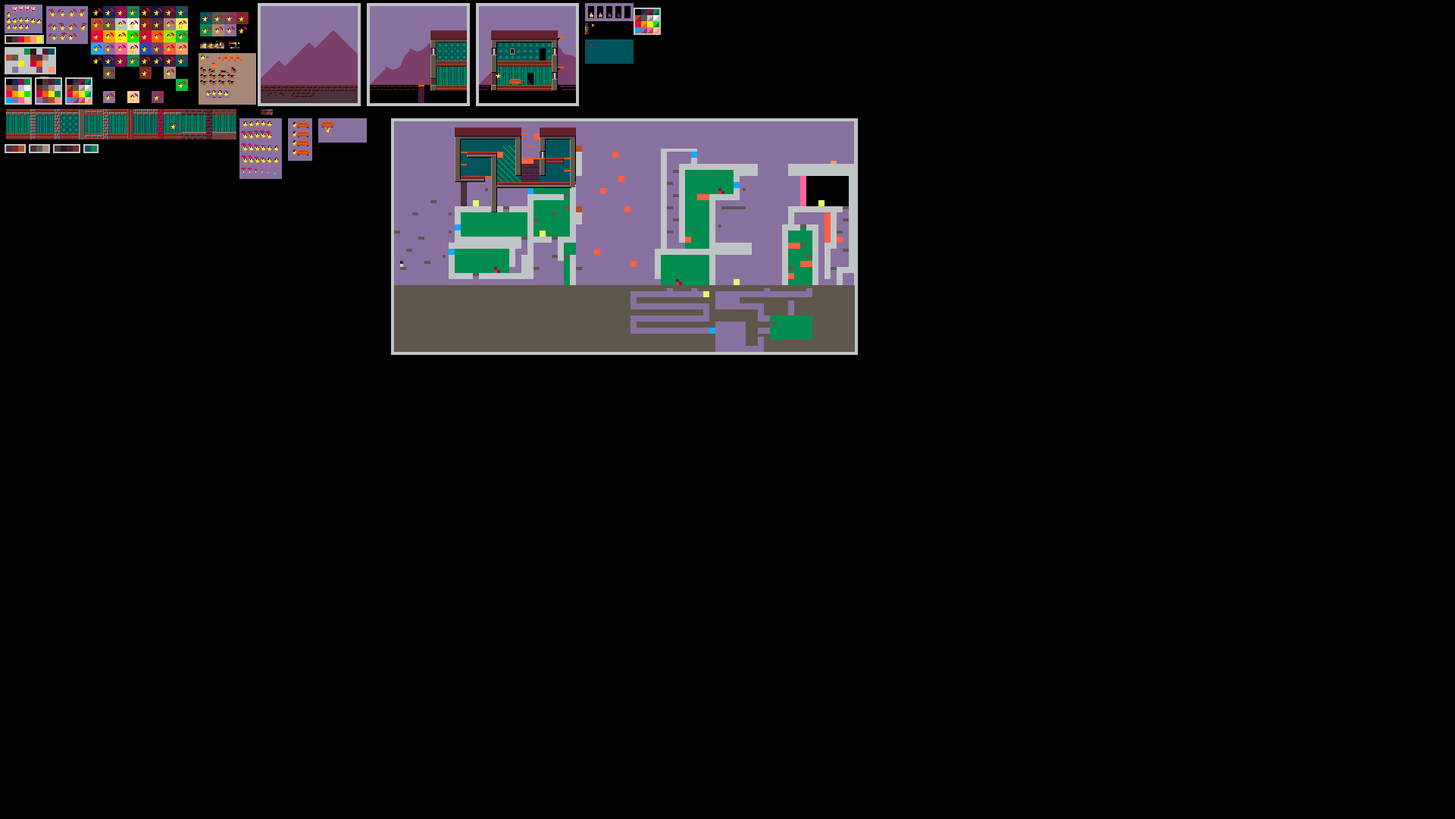
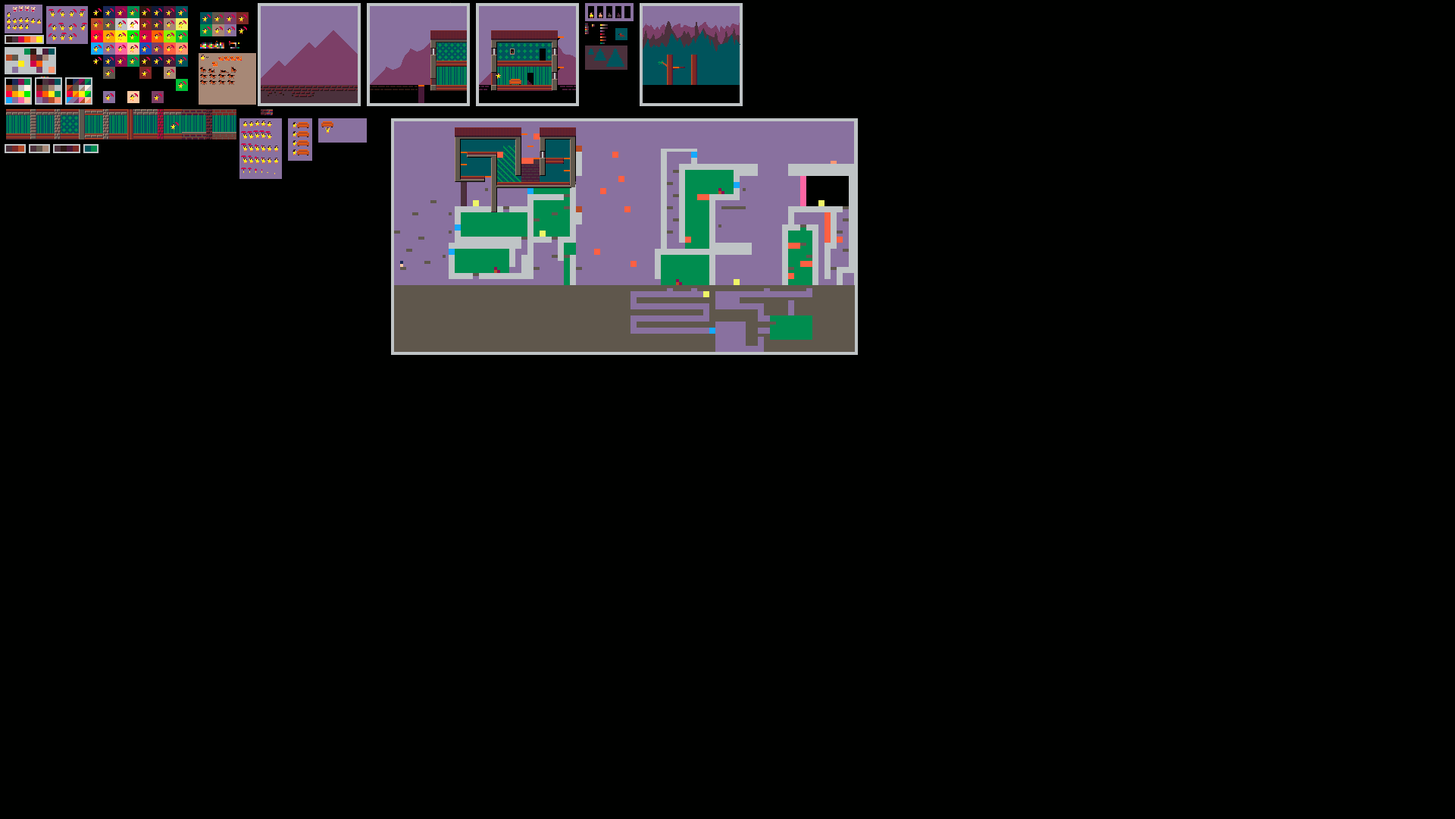
Revision of a layered 1455×819 image; what changed, layer by layer:
hid "Pasted Layer #2" over left=633, top=7, right=661, bottom=35
removed layer "Pasted Layer #3" over left=205, top=90, right=230, bottom=98
painted on "Background" over left=503, top=3, right=743, bottom=107
